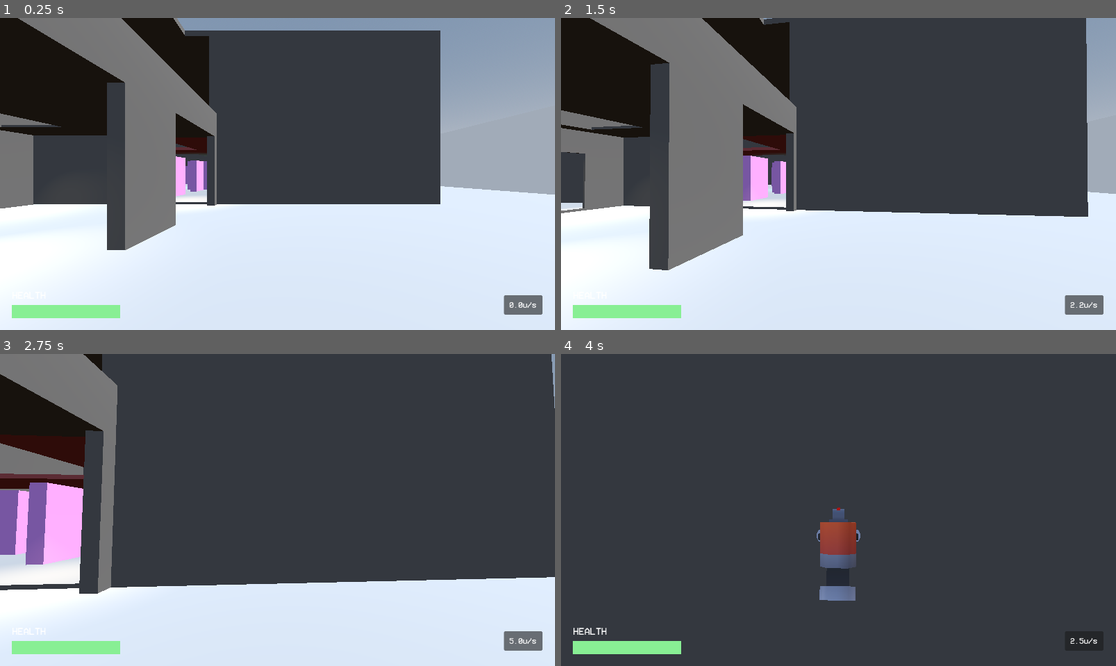
Above: before the commit, frames 1-4 (two rows, left to right).
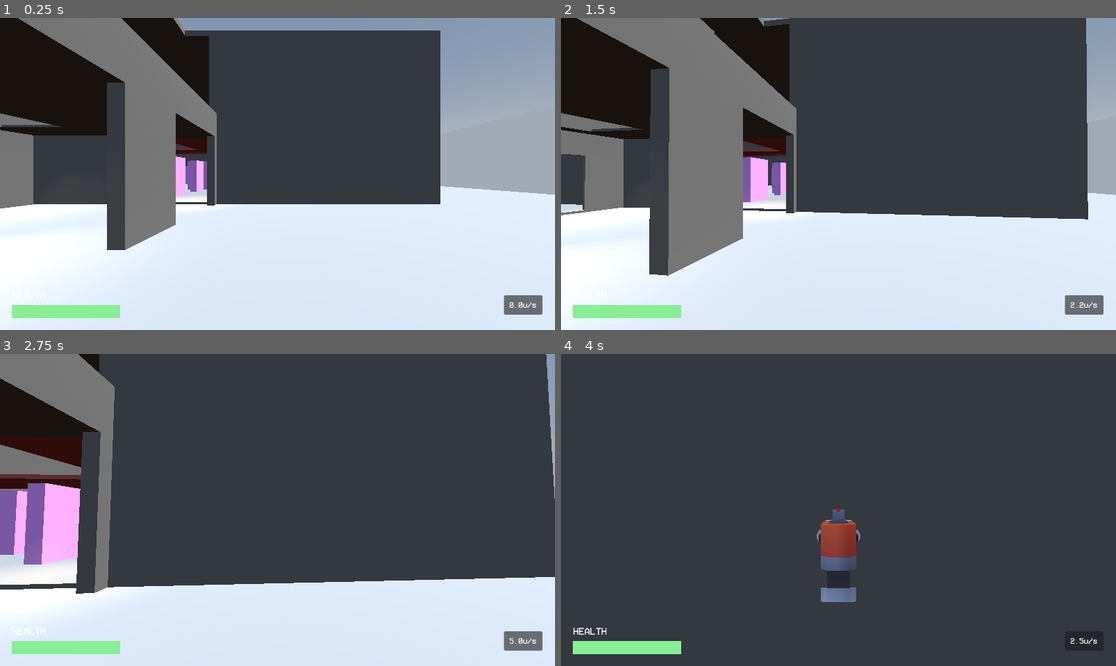
Above: after the commit, the same moments.

Repository: ts-scik/goop-gun
Game: Godot game, scene res://Prefabs/main_scene.tscn
The game is run twice, just before and just after one commit, with the same random seed, the same clock (stepped at 60 frames per second) and the same inputs. The engine's default icon, where the game draws it, is replaced by a stand-in: a white triangle on a blue panel in a dark square.
Inputs (mouse positions are in pixels of both pictures, inside the frame that each line leads up to):
- Up to frame 1 (0.25 s): no input
- Up to frame 2 (1.5 s): tap Enter at 0.5 s; move the mouse to (866, 174) at 0.52 s; hold Right mouse button (aim_btn) 0.53-1.28 s; hold W (forward) from 0.53 s (still down); tap Space (jump) at 0.77 s; move the mouse to (810, 174) at 1.27 s; tap Ctrl (crouch) at 1.35 s
- Up to frame 3 (2.75 s): keep holding W (forward); tap Space (jump) at 1.52 s; move the mouse to (288, 503) at 2.02 s; hold Shift (run) from 2.03 s (still down)
- Up to frame 4 (4 s): keep holding W (forward); move the mouse to (832, 516) at 2.77 s; release Shift (run) at 2.78 s; click (832, 516) at 2.85 s; tap Space (jump) at 3.02, 3.77 s; move the mouse to (877, 513) at 3.52 s; hold Right mouse button (aim_btn) from 3.53 s (still down)

The runs differ from the first frame. In frame 1, less than 0.1% of the frame differs, in the area x 0-96%, y 0-75%; in frame 2, 2.0%, in the area x 0-100%, y 0-83%; in frame 3, 2.0%; in frame 4, 0.3%.

Commit message:
more work on player FSM

Diff:
--- a/Prefabs/Player/camera_controller.tscn
+++ b/Prefabs/Player/camera_controller.tscn
@@ -1,6 +1,6 @@
 [gd_scene load_steps=5 format=3 uid="uid://w5yidi6yqanc"]
 
-[ext_resource type="Script" uid="uid://tp34olvhc8jf" path="res://Scripts/Player/camera_controller.gd" id="1_hitlr"]
+[ext_resource type="Script" uid="uid://tp34olvhc8jf" path="res://Scripts/Player/Camera/camera_controller.gd" id="1_hitlr"]
 [ext_resource type="PackedScene" uid="uid://c37slaodjgit6" path="res://Prefabs/Player/gun_controller.tscn" id="2_7w2as"]
 [ext_resource type="PackedScene" uid="uid://32skufn11hat" path="res://Prefabs/UI/gun_canvas.tscn" id="6_qfa8c"]
 
--- a/Prefabs/Player/gun_controller.tscn
+++ b/Prefabs/Player/gun_controller.tscn
@@ -1,8 +1,8 @@
 [gd_scene load_steps=10 format=4 uid="uid://c37slaodjgit6"]
 
-[ext_resource type="Script" uid="uid://clf1pp0ppnwps" path="res://Scripts/Player/gun_controller.gd" id="1_vdk2e"]
+[ext_resource type="Script" uid="uid://clf1pp0ppnwps" path="res://Scripts/Player/Gun/gun_controller.gd" id="1_vdk2e"]
 [ext_resource type="Texture2D" uid="uid://dq874bc21aslj" path="res://Models/kenney_blaster-kit_2.1/Textures/colormap.png" id="2_vdk2e"]
-[ext_resource type="Script" uid="uid://b8b2ltlkdgkp2" path="res://Scripts/Player/gun_raycast.gd" id="3_uilo2"]
+[ext_resource type="Script" uid="uid://b8b2ltlkdgkp2" path="res://Scripts/Player/Gun/gun_raycast.gd" id="3_uilo2"]
 [ext_resource type="AudioStream" uid="uid://ro6npthlf24i" path="res://Sounds/gunshots/gunshot_cg1.wav" id="4_8ii4o"]
 
 [sub_resource type="StandardMaterial3D" id="StandardMaterial3D_08u7w"]
--- a/Scripts/Player/PlayerStates/air.gd
+++ b/Scripts/Player/PlayerStates/air.gd
@@ -9,12 +9,16 @@
 	pass
 
 ## Called by the state machine on the engine's physics update tick.
-func physics_update(_delta: float) -> void:
-	pass
+func physics_update(delta: float) -> void:
+	pmove.PM_AirMove(player, delta)
+	if player.is_on_floor():
+		print("landed!")
+		finished.emit("Walk")
 
 ## Called by the state machine upon changing the active state. The `data` parameter
 ## is a dictionary with arbitrary data the state can use to initialize itself.
 func enter(previous_state_path: String, data := {}) -> void:
+	print("entered airstate!")
 	pass
 
 ## Called by the state machine before changing the active state. Use this function
--- a/Scripts/Player/PlayerStates/walk.gd
+++ b/Scripts/Player/PlayerStates/walk.gd
@@ -10,8 +10,9 @@
 
 ## Called by the state machine on the engine's physics update tick.
 func physics_update(delta: float) -> void:
-	pmove.movement_update(player, delta)
-	pass
+	if pmove.PM_CheckJump(player):
+		finished.emit("Air")
+	pmove.PM_WalkMove(player, delta)
 
 ## Called by the state machine upon changing the active state. The `data` parameter
 ## is a dictionary with arbitrary data the state can use to initialize itself.
--- a/Scripts/Player/helpers/bg_pmove.gd
+++ b/Scripts/Player/helpers/bg_pmove.gd
@@ -98,9 +98,9 @@
 ## Grounded movement
 static func PM_WalkMove(pmk : PlayerController, delta) -> void:
 	# Check/Perform jump
-	if PM_CheckJump(pmk):
-		PM_AirMove(pmk, delta)
-		return
+	#if PM_CheckJump(pmk):
+	#	PM_AirMove(pmk, delta)
+	#	return
 
 	PM_Friction(pmk, delta)
 	var wishdir : Vector3 = PM_Wishdir(pmk)
Renamed: Scripts/Player/camera_controller.gd -> Scripts/Player/Camera/camera_controller.gd
Renamed: Scripts/Player/camera_controller.gd.uid -> Scripts/Player/Camera/camera_controller.gd.uid
Renamed: Scripts/Player/gun_controller.gd -> Scripts/Player/Gun/gun_controller.gd
Renamed: Scripts/Player/gun_controller.gd.uid -> Scripts/Player/Gun/gun_controller.gd.uid
Renamed: Scripts/Player/gun_raycast.gd -> Scripts/Player/Gun/gun_raycast.gd
Renamed: Scripts/Player/gun_raycast.gd.uid -> Scripts/Player/Gun/gun_raycast.gd.uid
